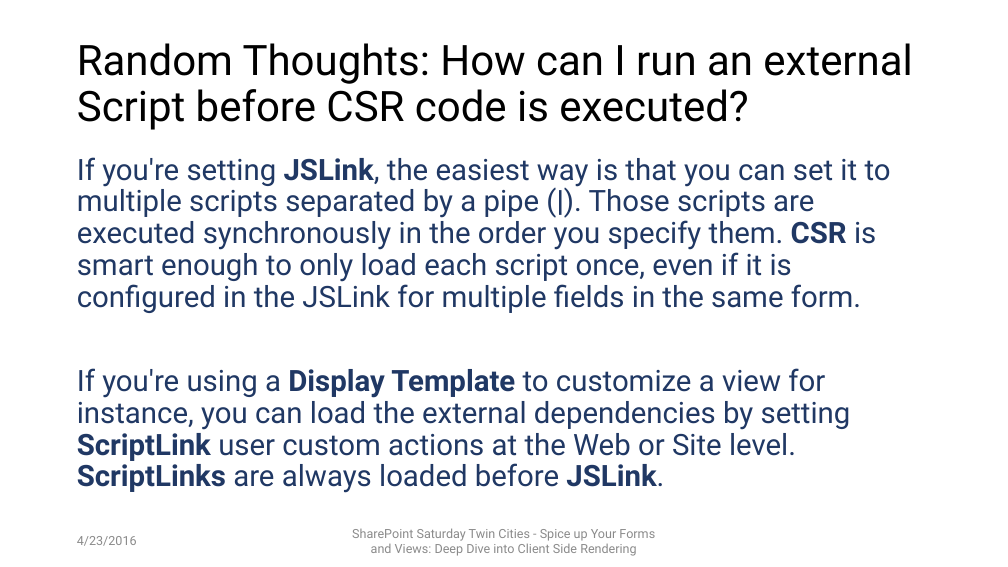
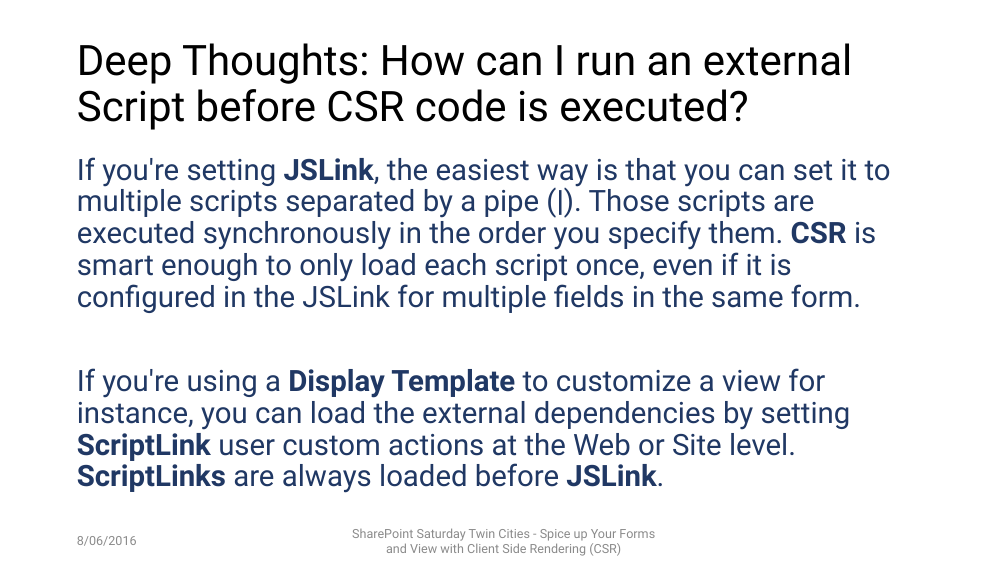
Before and after one commit to mcsheaj/CSRDemos, a slide deck: slide 25 of SPSPittsburgh_CSR.pptx (slide 23 before the commit). Drawn at 1008x567 pixels with LibreOffice and Linux fonts; fonts in the diff are those of the drawing; background and template pictures are left out. Boxes give left, top, right and bottom in pixels: in the first picture for what was removed or moved away, otherwise in the second. Text is boxed around its words. In the diff, an @@ line names an element or a change of style, - is before the commit and + after.

```diff
--- a/SPSPittsburgh_CSR.pptx
+++ b/SPSPittsburgh_CSR.pptx
@@ title at (77,43,852,130): text changed @@
-Random Thoughts: How can I run an external Script before CSR code is executed?
+Deep Thoughts: How can I run an external Script before CSR code is executed?
@@ text at (77,536,137,546): text changed @@
-4/23/2016
+8/06/2016
@@ text at (352,528,655,556): text changed @@
-SharePoint Saturday Twin Cities - Spice up Your Forms and Views: Deep Dive into Client Side Rendering
+SharePoint Saturday Twin Cities - Spice up Your Forms and View with Client Side Rendering (CSR)
```
Also in this commit, not shown: 21 other slides changed, 6 slides added, 4 slides removed.
